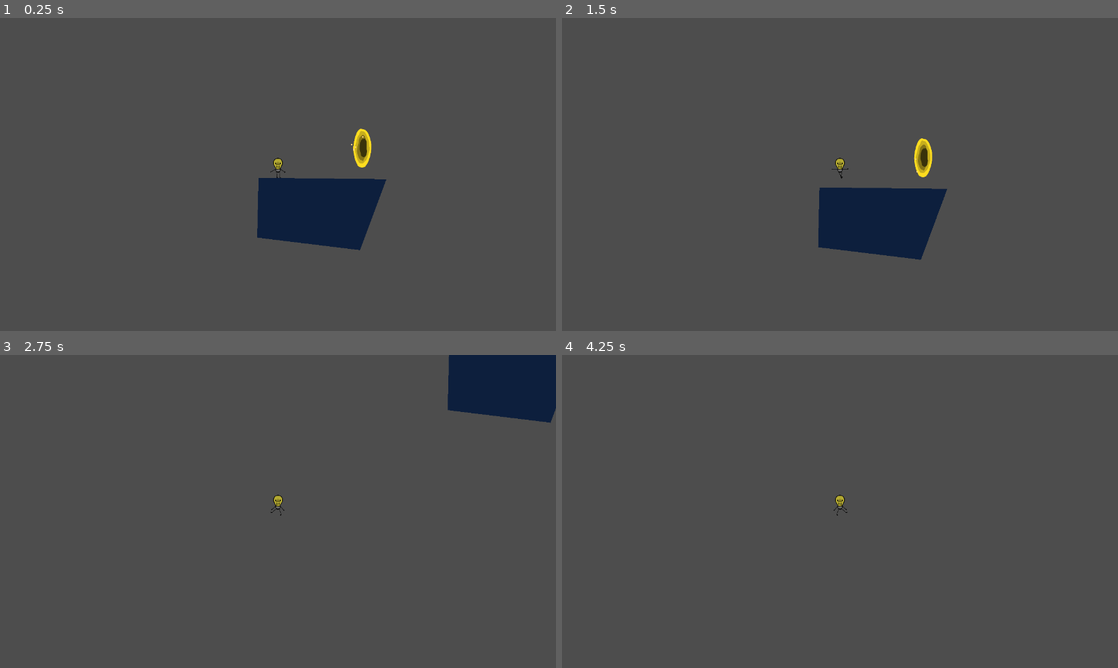
Above: before the commit, frames 1-4 (two rows, left to right).
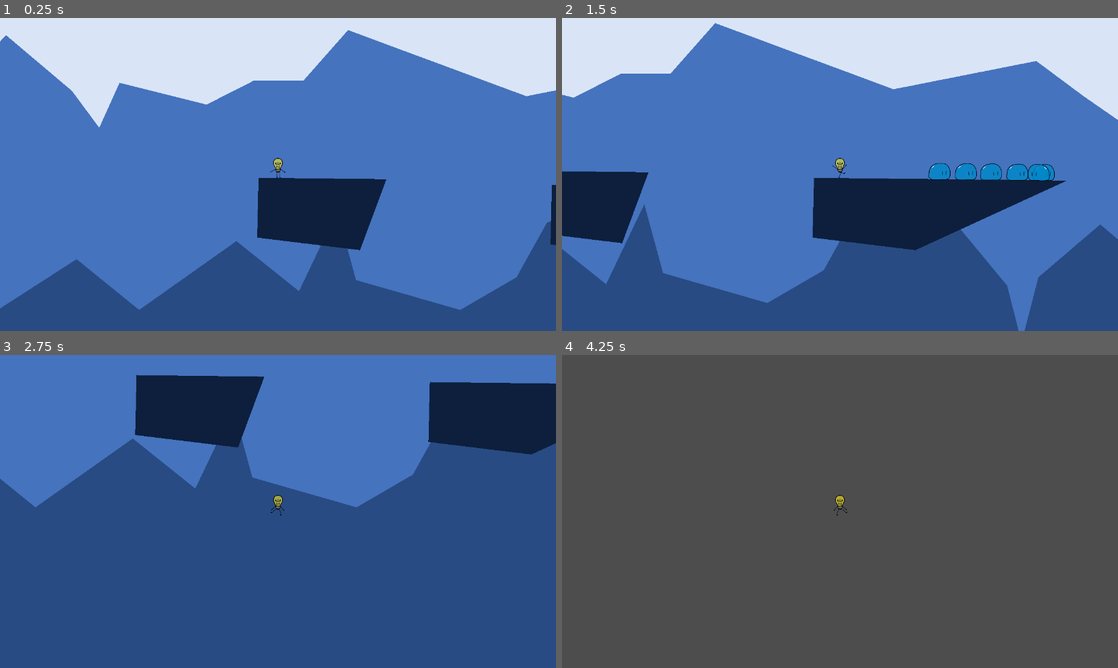
Above: after the commit, the same moments.

Repository: rasmussvala/Bigmode-Game-Jam-2025
Game: Godot game, scene res://scenes/levels/level_6.tscn
Two runs of this game, one before a commit and one after it. Both use one fixed random seed, a clock stepped at 60 frames per second and the inputs below. This scene is started directly instead of the project's main scene.
Inputs:
- Up to frame 1 (0.25 s): no input
- Up to frame 2 (1.5 s): tap Enter at 0.5 s; hold Shift (dodge) 0.53-1.28 s; hold D (move_right) from 0.53 s (still down); tap Space (jump) at 0.77 s; tap Shift (dodge) at 1.35 s
- Up to frame 3 (2.75 s): tap Space (jump) at 1.52 s; release D (move_right) at 2.03 s; hold A (move_left) from 2.03 s (still down); hold Shift (dodge) from 2.03 s (still down)
- Up to frame 4 (4.25 s): release A (move_left) at 2.78 s; release Shift (dodge) at 2.78 s; hold D (move_right) from 2.78 s (still down); tap Shift (dodge) at 2.85 s; tap Space (jump) at 3.02, 3.77 s; hold Shift (dodge) from 3.53 s (still down)

The runs differ from the first frame. In frame 1, 96% of the frame differs, in the area x 0-100%, y 0-100%; in frame 2, 96%; in frame 3, 98%; in frame 4, less than 0.1%.

Commit message:
added lvl 6

Diff:
--- a/scenes/levels/level_6.tscn
+++ b/scenes/levels/level_6.tscn
@@ -1,16 +1,69 @@
-[gd_scene load_steps=4 format=3 uid="uid://dp60euqhghojs"]
+[gd_scene load_steps=10 format=3 uid="uid://c0soq68xqa7ii"]
 
 [ext_resource type="PackedScene" uid="uid://cb3vh0dhrgdyp" path="res://scenes/player.tscn" id="1_ggvs1"]
 [ext_resource type="PackedScene" uid="uid://gr206ync62i2" path="res://scenes/levels/obstacles/obstacle_1.tscn" id="2_lmjfv"]
-[ext_resource type="PackedScene" uid="uid://bly0mnguraowr" path="res://scenes/next_level.tscn" id="3_wxqcv"]
+[ext_resource type="PackedScene" uid="uid://kitx24ssv88o" path="res://scenes/enemy.tscn" id="3_3jgdd"]
+[ext_resource type="PackedScene" uid="uid://bx2wrphdy35jy" path="res://scenes/next_level.tscn" id="3_wxqcv"]
+[ext_resource type="PackedScene" uid="uid://gy3f1dqjsiki" path="res://scenes/levels/obstacles/obstacle_2.tscn" id="4_5esv7"]
+[ext_resource type="PackedScene" uid="uid://bpskicg0fvhk2" path="res://scenes/background.tscn" id="6_00li6"]
+[ext_resource type="Script" path="res://scripts/obstacle.gd" id="6_680ya"]
+[ext_resource type="PackedScene" uid="uid://fuekg0vgkssg" path="res://scenes/killzone.tscn" id="7_56lru"]
+
+[sub_resource type="WorldBoundaryShape2D" id="WorldBoundaryShape2D_n323r"]
 
 [node name="Level6" type="Node2D"]
+
+[node name="Background" parent="." instance=ExtResource("6_00li6")]
+position = Vector2(-258, -221)
+scale = Vector2(0.5, 0.5)
 
 [node name="Player" parent="." instance=ExtResource("1_ggvs1")]
 position = Vector2(-16, 2)
 
-[node name="Obstacle1" parent="." instance=ExtResource("2_lmjfv")]
+[node name="NextLevel" parent="." instance=ExtResource("3_wxqcv")]
+position = Vector2(556, 12)
+
+[node name="Obstacles" type="Node" parent="."]
+
+[node name="Obstacle1" parent="Obstacles" instance=ExtResource("2_lmjfv")]
 position = Vector2(1, 40)
 
-[node name="NextLevel" parent="." instance=ExtResource("3_wxqcv")]
-position = Vector2(44, 1)
+[node name="Obstacle3" parent="Obstacles" instance=ExtResource("4_5esv7")]
+position = Vector2(503, 45)
+
+[node name="Obstacle2" type="StaticBody2D" parent="Obstacles"]
+position = Vector2(212, 45)
+collision_layer = 2
+script = ExtResource("6_680ya")
+
+[node name="Polygon2D" type="Polygon2D" parent="Obstacles/Obstacle2"]
+color = Color(0.0509804, 0.12549, 0.243137, 1)
+polygon = PackedVector2Array(-31, -22, -32, 21, 42, 30, 151, -20)
+
+[node name="CollisionPolygon2D" type="CollisionPolygon2D" parent="Obstacles/Obstacle2"]
+
+[node name="Enemies" type="Node" parent="."]
+
+[node name="Enemy" parent="Enemies" instance=ExtResource("3_3jgdd")]
+position = Vector2(296, 14)
+
+[node name="Enemy4" parent="Enemies" instance=ExtResource("3_3jgdd")]
+position = Vector2(277, 14)
+
+[node name="Enemy5" parent="Enemies" instance=ExtResource("3_3jgdd")]
+position = Vector2(259, 14)
+
+[node name="Enemy6" parent="Enemies" instance=ExtResource("3_3jgdd")]
+position = Vector2(240, 15)
+
+[node name="Enemy2" parent="Enemies" instance=ExtResource("3_3jgdd")]
+position = Vector2(315, 16)
+
+[node name="Enemy3" parent="Enemies" instance=ExtResource("3_3jgdd")]
+position = Vector2(334, 18)
+
+[node name="Killzone" parent="." instance=ExtResource("7_56lru")]
+position = Vector2(126, 111)
+
+[node name="CollisionShape2D" type="CollisionShape2D" parent="Killzone"]
+shape = SubResource("WorldBoundaryShape2D_n323r")
